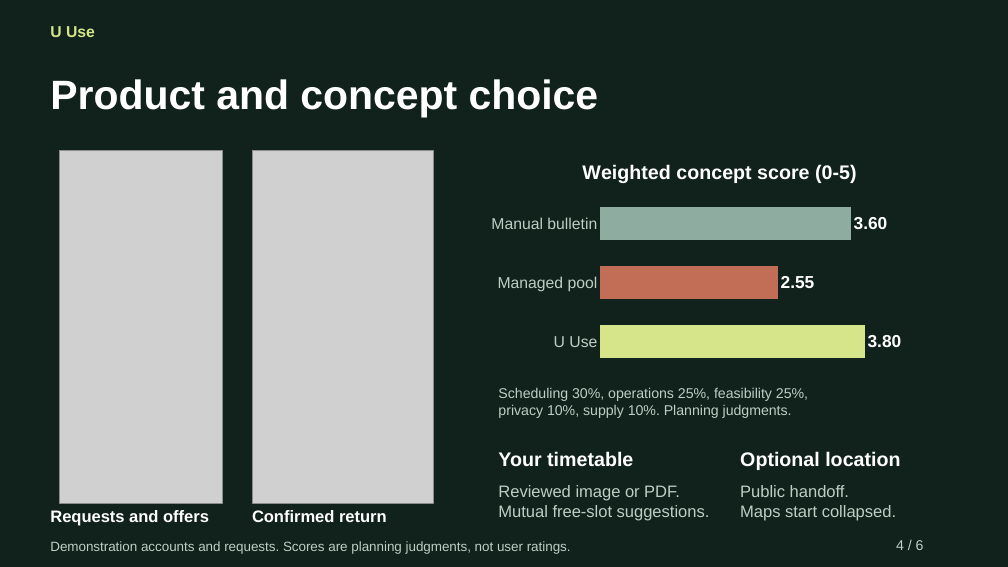
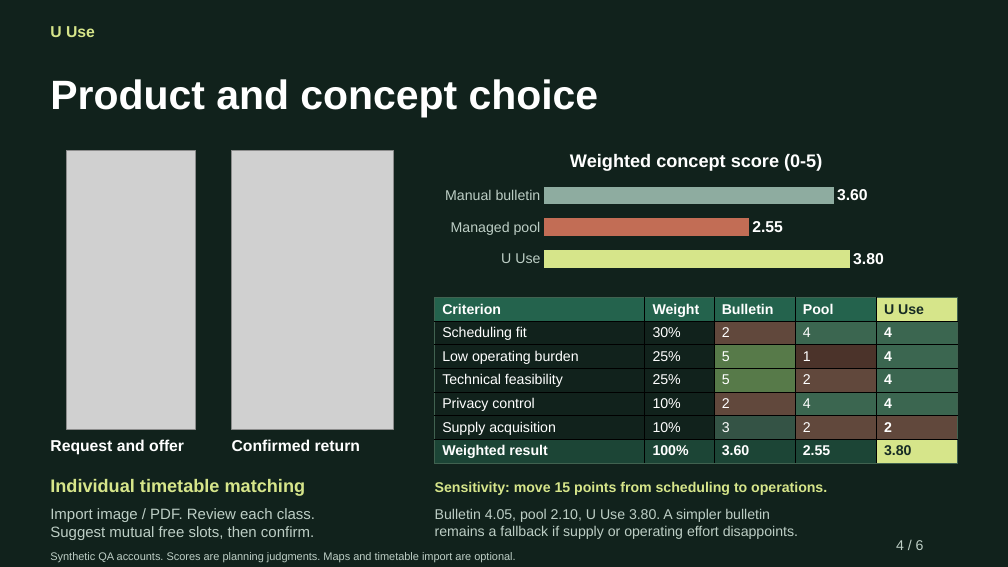
Before and after one commit to Rita020903/U-Use, a slide deck: slide 4 of A1_Current/UUse_A1_6_Slides.pptx. Drawn at 1008x567 pixels with LibreOffice and Linux fonts; fonts in the diff are those of the drawing; grey boxes stand for pictures. Boxes give left, top, right and bottom in pixels: in the first picture for what was removed or moved away, otherwise in the second. Text is boxed around its words. In the diff, an @@ line names an element or a change of style, - is before the commit and + after.

```diff
--- a/A1_Current/UUse_A1_6_Slides.pptx
+++ b/A1_Current/UUse_A1_6_Slides.pptx
@@ bar chart at <box>435,138,958,278</box> @@
@@ data labels of Series 1 changed @@
@@ category axis changed @@
@@ bar chart: place and size @@
-bar chart at <box>482,147,958,376</box>
+bar chart at <box>435,138,958,278</box>
@@ picture: place and size @@
-picture at <box>60,150,223,504</box>
+picture at <box>67,150,195,430</box>
@@ picture: place and size @@
-picture at <box>252,150,433,504</box>
+picture at <box>231,150,393,430</box>
@@ table added at <box>435,298,957,463</box>, 7 rows, 5 columns @@
+Criterion | Weight | Bulletin | Pool | U Use
+Scheduling fit | 30% | 2 | 4 | 4
+Low operating burden | 25% | 5 | 1 | 4
+Technical feasibility | 25% | 5 | 2 | 4
+Privacy control | 10% | 2 | 4 | 4
+Supply acquisition | 10% | 3 | 2 | 2
+Weighted result | 100% | 3.60 | 2.55 | 3.80
@@ text removed at <box>498,387,808,418</box> @@
-Scheduling 30%, operations 25%, feasibility 25%,
-privacy 10%, supply 10%. Planning judgments.
@@ text at <box>50,439,184,455</box>: text changed; size 15.8 to 15 pt @@
-Requests and offers
+Request and offer
@@ text "Confirmed return": place and size @@
-text "Confirmed return" at <box>252,510,387,522</box>
+text "Confirmed return" at <box>232,439,360,451</box>
@@ text "Confirmed return" at <box>232,439,360,451</box>: size 15.8 to 15 pt @@
@@ text added at <box>50,479,306,496</box>, 17.2 pt, text #D6E58A, bold @@
+Individual timetable matching
@@ text removed at <box>498,451,633,467</box> @@
-Your timetable
@@ text removed at <box>740,451,900,470</box> @@
-Optional location
@@ text added at <box>50,508,315,540</box>, 14.2 pt, text #BDCEC5 @@
+Import image / PDF. Review each class.
+Suggest mutual free slots, then confirm.
@@ text added at <box>435,481,827,495</box>, 13.5 pt, text #D6E58A, bold @@
+Sensitivity: move 15 points from scheduling to operations.
@@ text added at <box>435,508,798,539</box>, 13.5 pt, text #BDCEC5 @@
+Bulletin 4.05, pool 2.10, U Use 3.80. A simpler bulletin
+remains a fallback if supply or operating effort disappoints.
@@ text removed at <box>498,485,710,521</box> @@
-Reviewed image or PDF.
-Mutual free-slot suggestions.
@@ text removed at <box>740,485,896,521</box> @@
-Public handoff.
-Maps start collapsed.
@@ text at <box>50,552,515,563</box>: text changed; size 12.8 to 10.5 pt @@
-Demonstration accounts and requests. Scores are planning judgments, not user ratings.
+Synthetic QA accounts. Scores are planning judgments. Maps and timetable import are optional.
```
Also in this commit, not shown: 5 other slides changed, 5 other files.
